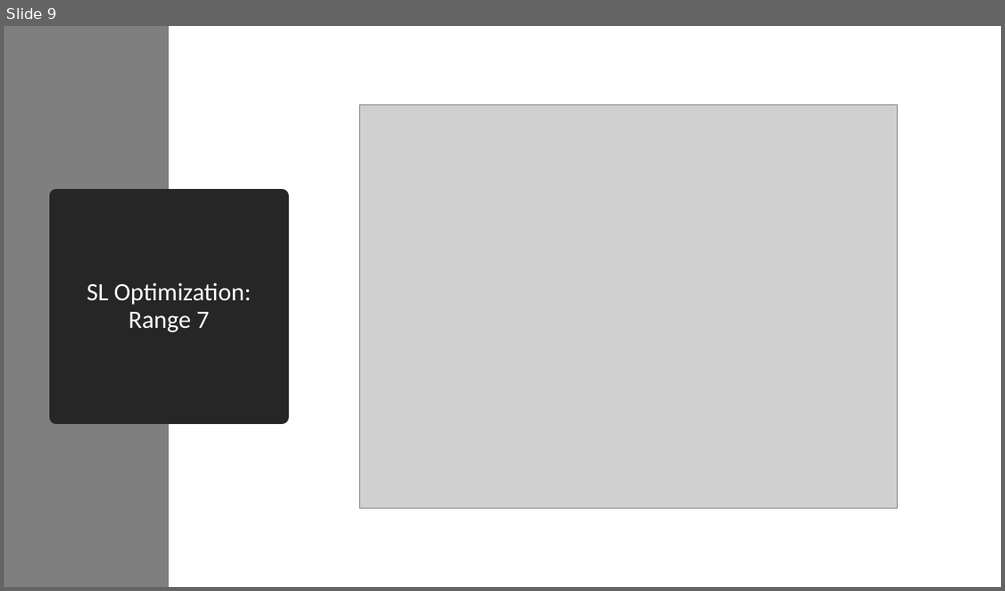
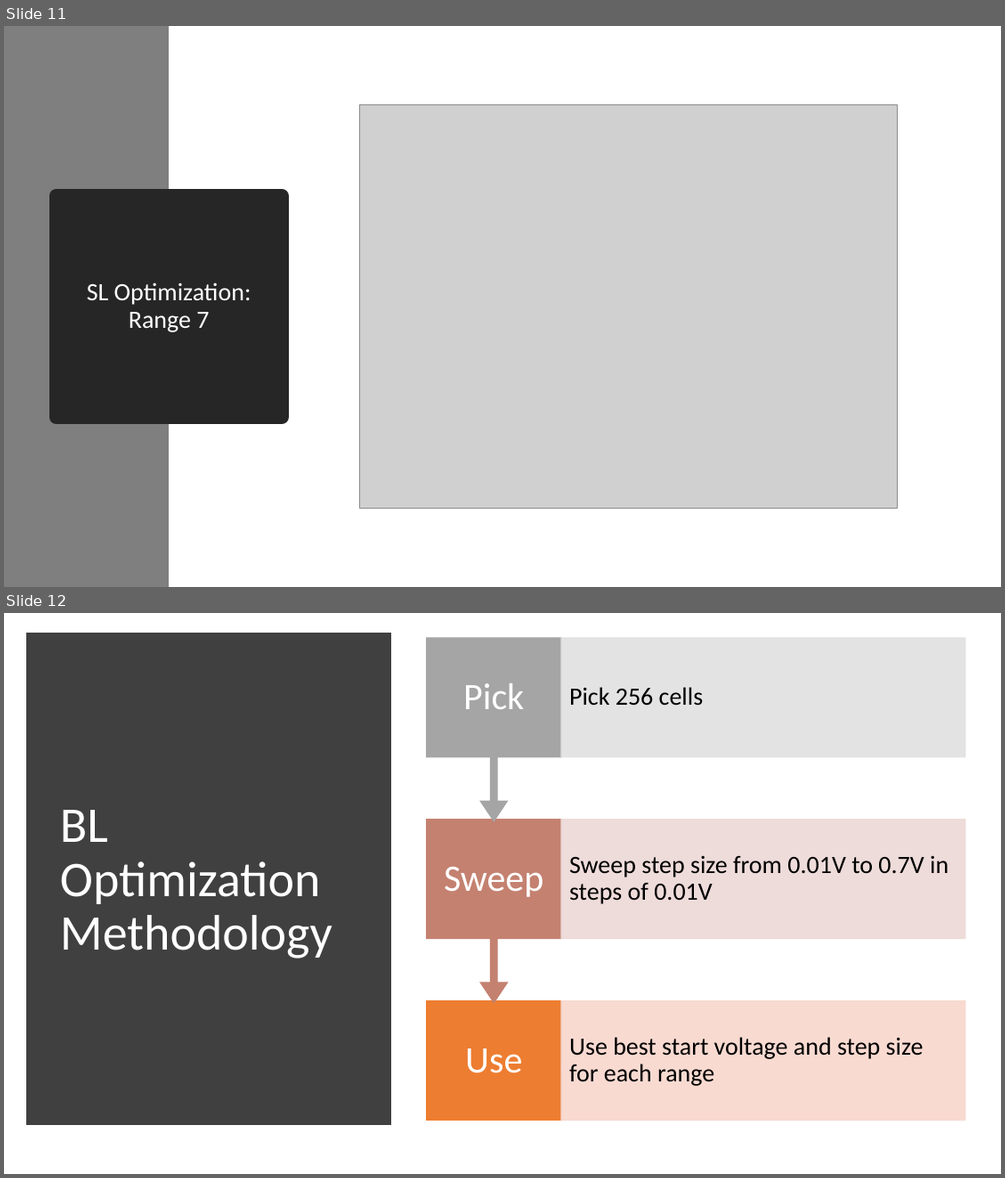
Before and after one commit to akashlevy/RRAM-RADAR-Tuning, a slide deck: presentations/Updates 6-2-20.pptx. Shown one above the other, each under a label of ours: slide 9 before the commit, slides 11 and 12 after it. The pictures are 1005x591 and 1005x1178 pixels, drawn with LibreOffice and Linux fonts; fonts in the diff are those of the drawing; grey boxes stand for pictures. Boxes give left, top, right and bottom in pixels: in the first picture for what was removed or moved away, otherwise in the second. Text is boxed around its words. In the diff, an @@ line names an element or a change of style, - is before the commit and + after.

```diff
--- a/presentations/Updates 6-2-20.pptx
+++ b/presentations/Updates 6-2-20.pptx
@@ slide 12 added at [4,613,1001,1174], background #FFFFFF @@
@@ rectangle added at [32,638,386,1120], fill #404040, outline #404040 10 pt @@
@@ group added at [427,638,965,1120]: 6 texts, 4 rectangles, 2 up arrow callouts @@
+Use
+Use best start voltage and step size for each range
+Sweep
+Sweep step size from 0.01V to 0.7V in steps of 0.01V
+Pick
+Pick 256 cells
@@ title added at [60,810,332,958], 48 pt, text #FFFFFF @@
+BL Optimization
+Methodology
@@ what was slide 9 is now slide 11 @@
```
Also in this commit, not shown: 1 slide changed, 11 other slides added, 1 slide removed, 38 other files.
